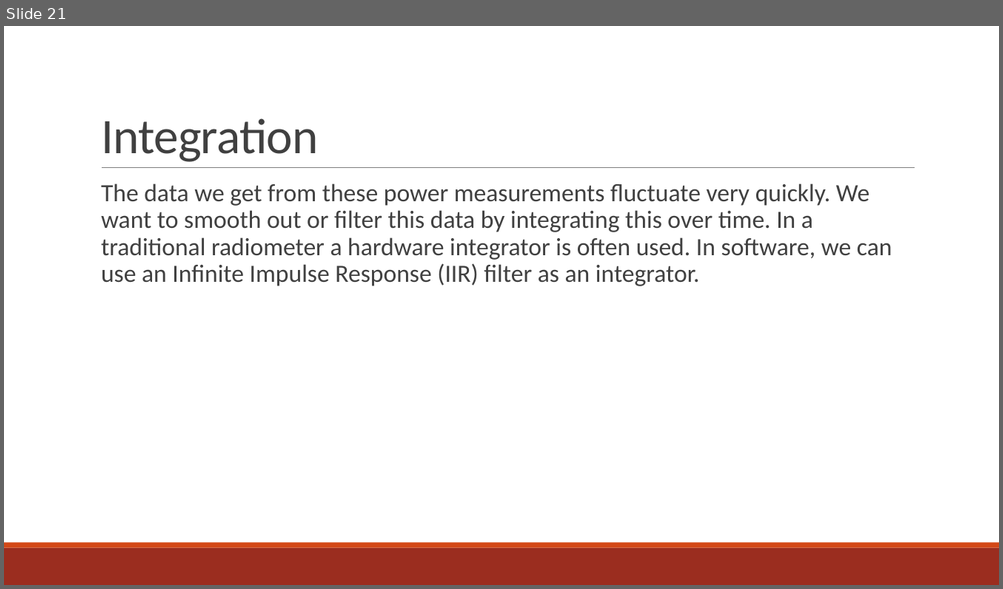
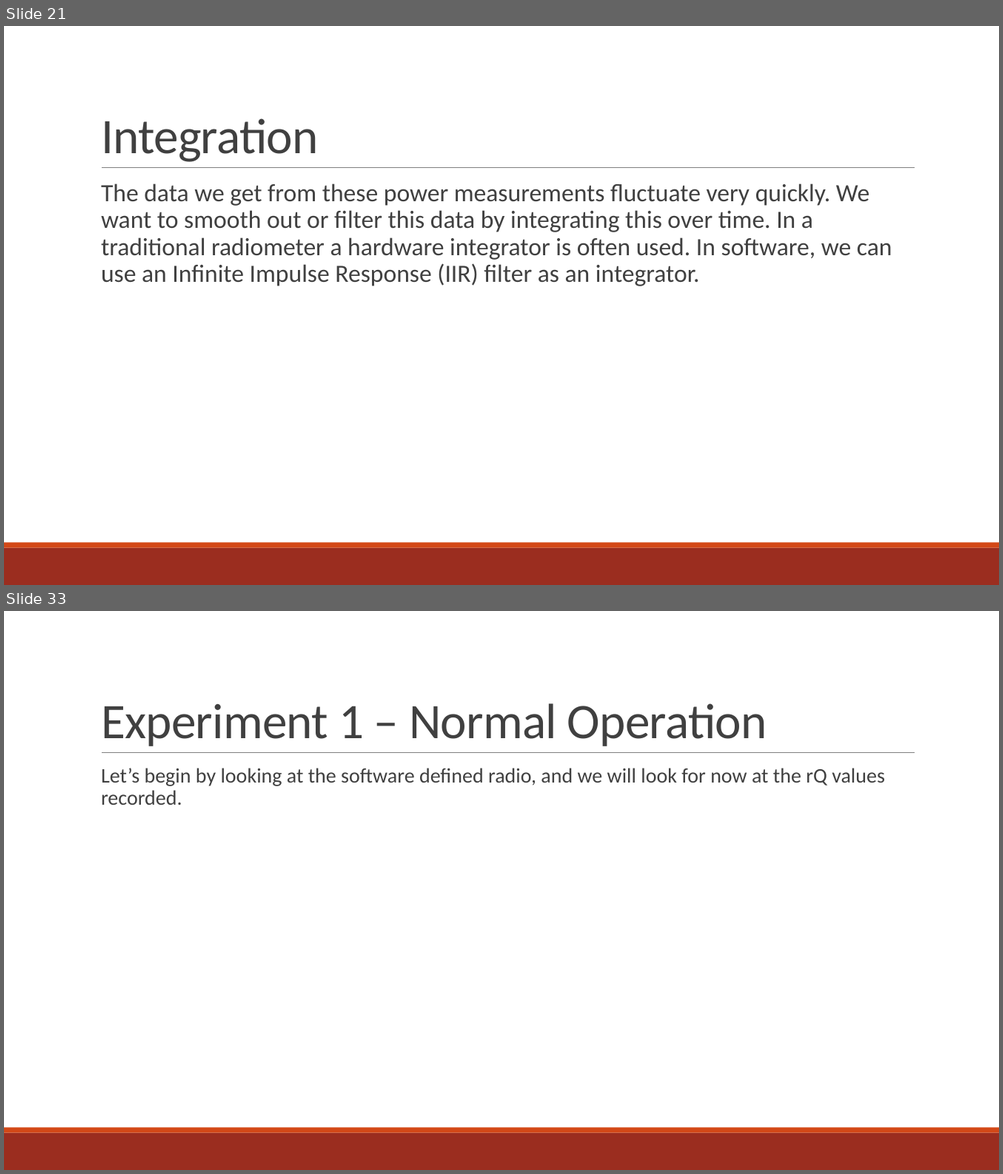
Before and after one commit to matgyver/Radiometer-SDR-Thesis, a slide deck: Presentation/Final Oral Presentation.pptx. Shown one above the other, each under a label of ours: slide 21 before the commit, slides 21 and 33 after it; the slides between them are not shown. The pictures are 1003x589 and 1003x1174 pixels, drawn with LibreOffice and Linux fonts; fonts in the diff are those of the drawing. Boxes give left, top, right and bottom in pixels: in the first picture for what was removed or moved away, otherwise in the second. Text is boxed around its words. In the diff, an @@ line names an element or a change of style, - is before the commit and + after.

```diff
--- a/Presentation/Final Oral Presentation.pptx
+++ b/Presentation/Final Oral Presentation.pptx
@@ slide 33 added at (4,611,999,1170), background #FFFFFF; not listed: 3 template elements that a slide beside it also shows @@
@@ title added at (101,703,767,746), 48 pt, text #404040 @@
+Experiment 1 – Normal Operation
@@ text added at (101,768,885,805), 20 pt, text #404040 @@
+  Let’s begin by looking at the software defined radio, and we will look for now at the rQ values recorded.
```
Also in this commit, not shown: 14 other slides added.
